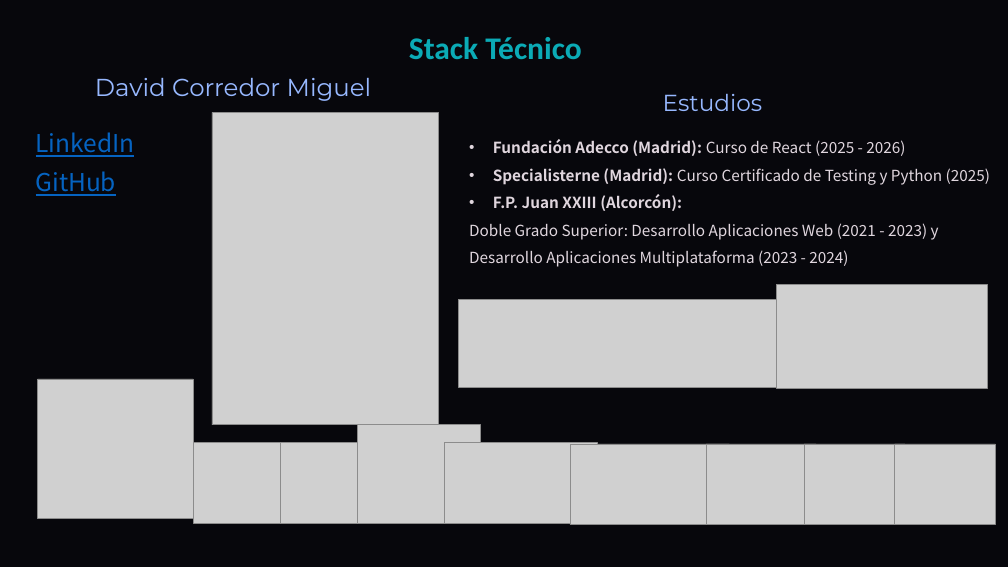
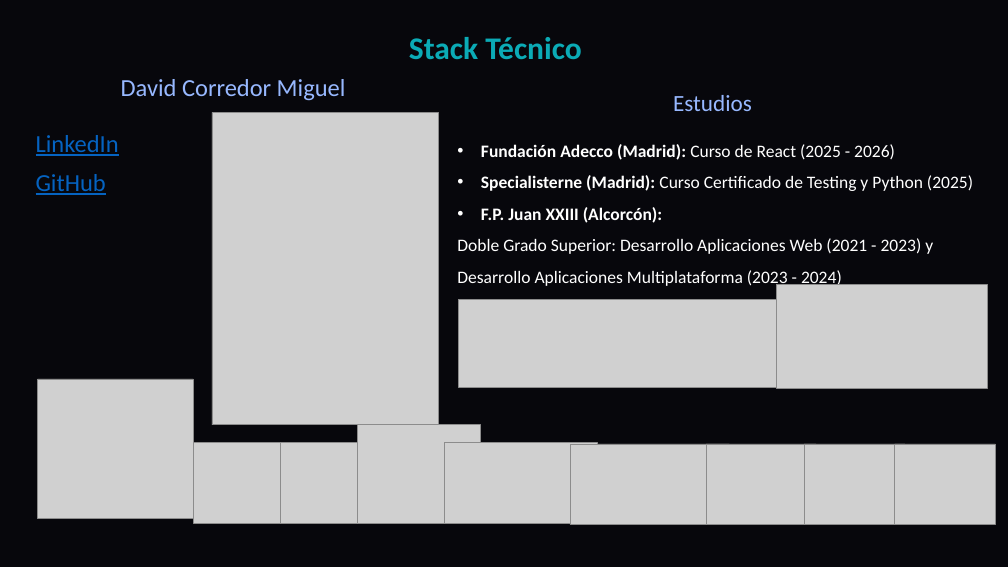
Before and after one commit to DavidCorredorMiguel/proyectogrupo2, a slide deck: slide 3 of Tech-and-Learn-Innovacion-y-Aprendizaje-en-E-commerce (1).pptx. Drawn at 1008x567 pixels with LibreOffice and Linux fonts; fonts in the diff are those of the drawing; grey boxes stand for pictures; background and template pictures are left out. Boxes give left, top, right and bottom in pixels: in the first picture for what was removed or moved away, otherwise in the second. Text is boxed around its words. In the diff, an @@ line names an element or a change of style, - is before the commit and + after.

```diff
--- a/Tech-and-Learn-Innovacion-y-Aprendizaje-en-E-commerce (1).pptx
+++ b/Tech-and-Learn-Innovacion-y-Aprendizaje-en-E-commerce (1).pptx
@@ text "David Corredor Miguel" at bbox=[121, 79, 346, 101]: font Montserrat to Calibri @@
@@ text "Estudios" at bbox=[673, 95, 752, 111]: font Montserrat to Calibri @@
@@ text "LinkedIn" at bbox=[36, 135, 119, 156]: font Noto Sans CJK TC to Calibri @@
@@ text "Fundación Adecco (Madrid): Curso de ...": place and size @@
-text "Fundación Adecco (Madrid): Curso de ..." at bbox=[469, 139, 990, 267]
+text "Fundación Adecco (Madrid): Curso de ..." at bbox=[457, 144, 973, 288]
@@ text "Fundación Adecco (Madrid): Curso de ..." at bbox=[457, 144, 973, 288]: size 17.5 to 20 pt, font Noto Sans CJK TC to Calibri, text colour #E0D6DE to #FFFFFF @@
@@ text "GitHub" at bbox=[36, 174, 106, 195]: font Noto Sans CJK TC to Calibri @@
```
Also in this commit, not shown: 12 other slides changed, 3 slides removed, 2 other files.
